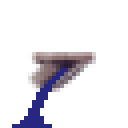
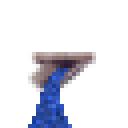
Layers edited between the first and the second 128×128 image:
renamed "Water2" to "Water1", showed it, painted on it over <box>12,68,72,128</box>
renamed "Water3" to "Water2", showed it, painted on it over <box>12,68,72,128</box>
renamed "Water1" to "Water3", showed it, moved it above "Water4", painted on it over <box>12,68,72,128</box>
showed "Water4", painted on it over <box>12,68,72,128</box>
painted on "Water" over <box>12,68,72,128</box>
